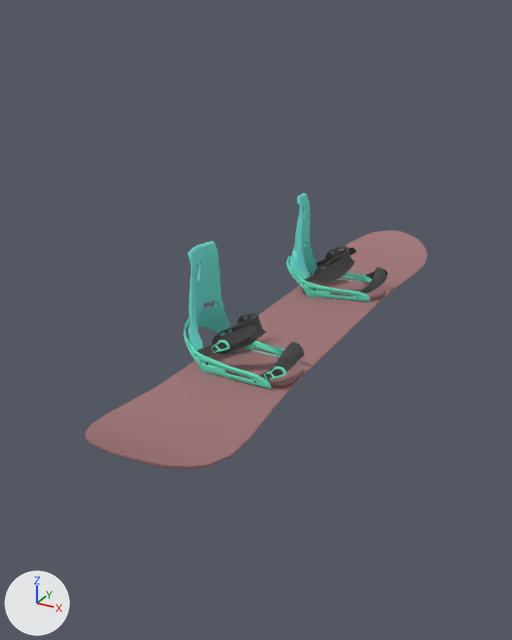
Two versions of the FBX model Maya/Snowboard.fbx, one commit apart.
The view is the same before and after, from a 50 mm camera at (0.742, -1.379, 0.793) aimed at (-0.102, 0.154, 0.026). Lighting does not change. The marker at lower left points along +X, +Y and +Z.

The first picture shows 'Binding_Base', 'Binding_Base.001', 'Board', 'Strap_R.001', 'back_binding', 'back_binding.001', 'cover', 'cover.001', 'footbase', 'footbase1', 'strap_L.001'.
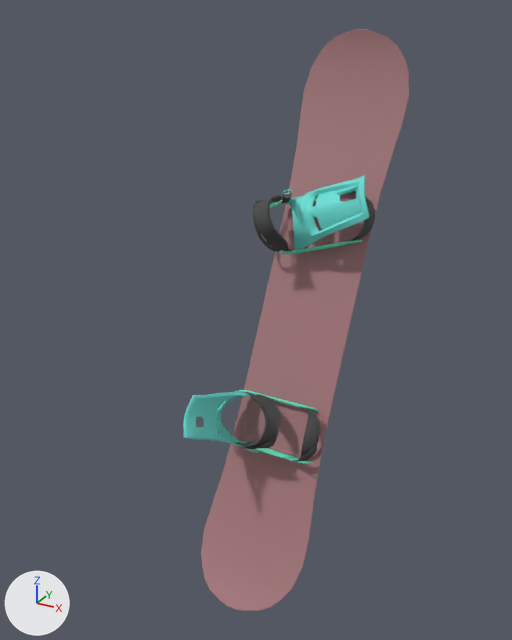
Pixel boxes [x1, y1, x2, y2] of what changed, in the pictures (512 x 640 px):
```json
{"object": "Board", "change": "turned", "before": [85, 230, 427, 469], "after": [201, 29, 409, 611]}
{"object": "back_binding.001", "change": "moved, turned", "before": [187, 241, 232, 350], "after": [290, 175, 369, 250]}
{"object": "footbase", "change": "turned", "before": [207, 349, 303, 387], "after": [241, 397, 325, 458]}
{"object": "back_binding", "change": "turned, moved", "before": [290, 193, 317, 280], "after": [184, 392, 255, 444]}
{"object": "cover.001", "change": "moved, turned", "before": [212, 312, 266, 355], "after": [253, 195, 289, 252]}
{"object": "cover", "change": "turned, moved", "before": [314, 246, 355, 283], "after": [242, 393, 280, 448]}
{"object": "Binding_Base.001", "change": "moved, turned", "before": [184, 319, 298, 389], "after": [270, 191, 362, 254]}
{"object": "footbase1", "change": "turned, moved", "before": [304, 280, 384, 300], "after": [287, 193, 364, 250]}
{"object": "Binding_Base", "change": "turned, moved", "before": [286, 255, 372, 302], "after": [231, 390, 318, 462]}
{"object": "Toe_Cover", "change": "turned, moved", "before": [365, 266, 387, 292], "after": [300, 408, 320, 458]}
{"object": "Toe_Cover.001", "change": "moved, turned", "before": [273, 342, 305, 368], "after": [353, 192, 375, 240]}
{"object": "Strap_R.001", "change": "turned, moved", "before": [197, 326, 257, 356], "after": [282, 193, 292, 203]}
{"object": "Strap_R1.001", "change": "moved, turned", "before": [260, 356, 298, 381], "on screen": "not visible afterwards"}
{"object": "Strap_R", "change": "turned, moved", "before": [316, 248, 356, 268], "after": [236, 442, 272, 448]}
{"object": "Strap_R1", "change": "turned, moved", "before": [366, 269, 388, 279], "after": [294, 446, 317, 461]}
{"object": "Clip.001", "change": "turned, moved", "before": [212, 340, 230, 352], "after": [282, 190, 292, 195]}
{"object": "Clip1.001", "change": "moved, turned", "before": [266, 366, 286, 380], "on screen": "not visible afterwards"}
{"object": "strap_L", "change": "turned, moved", "before": [304, 275, 315, 283], "on screen": "not visible afterwards"}
{"object": "strap_clamp1.001", "change": "moved, turned", "before": [268, 368, 280, 377], "on screen": "not visible afterwards"}
{"object": "strap_clamp.001", "change": "turned, moved", "before": [215, 342, 225, 352], "on screen": "not visible afterwards"}
{"object": "strap_L1", "change": "turned, moved", "before": [358, 287, 368, 294], "on screen": "not visible afterwards"}
{"object": "strap_L.001", "change": "moved, turned", "before": [231, 327, 240, 331], "after": [283, 249, 292, 251]}
{"object": "strap_clamp1", "change": "turned, moved", "after": [298, 458, 309, 462], "on screen": "not visible before"}
{"object": "Clip1", "change": "turned, moved", "after": [298, 461, 313, 464], "on screen": "not visible before"}
{"object": "Clip", "change": "turned, moved", "after": [245, 448, 259, 453], "on screen": "not visible before"}
{"object": "clamp_adjust2.001", "change": "moved, turned", "before": [266, 374, 272, 379], "on screen": "not visible afterwards"}
{"object": "clamp_adjust.001", "change": "turned, moved", "before": [212, 346, 218, 352], "on screen": "not visible afterwards"}
{"object": "strap_clamp", "change": "turned, moved", "after": [245, 447, 256, 449], "on screen": "not visible before"}
```

The change, as JSON lines over the scene's bpy script:
```json
{"op": "set", "path": "ob_strap_l1_001.rotation_euler", "old": "(0.0, 0.0, 0.0)", "new": "(0.0, 0.0, -0.434)", "note": "degrees (0, 0, 0) -> degrees (0, 0, -25)"}
{"op": "set", "path": "ob_back_binding_001.rotation_euler", "old": "(0.0, 0.0, 0.0)", "new": "(0.0, 0.0, -1.283)", "note": "degrees (0, 0, 0) -> degrees (0, 0, -74)"}
{"op": "set", "path": "ob_board.rotation_euler", "old": "(1.571, 0.0, 0.0)", "new": "(2.664, 0.0, 0.0)", "note": "degrees (90, 0, 0) -> degrees (153, 0, 0)"}
{"op": "set", "path": "ob_binding_base_001.parent", "old": "ob_footbase", "new": "ob_footbase1"}
{"op": "set", "path": "ob_binding_base.parent", "old": "ob_footbase1", "new": "ob_footbase"}
{"op": "set", "path": "ob_binding_base.location", "old": "(-2.613, 5.409, 5.903)", "new": "(-2.613, 5.409, 0.0264)"}
{"op": "set", "path": "ob_strap_l_001.rotation_euler", "old": "(0.0, 0.0, 0.0)", "new": "(0.0, 0.0, 1.179)", "note": "degrees (0, 0, 0) -> degrees (0, 0, 68)"}
{"op": "set", "path": "ob_strap_r_001.rotation_euler", "old": "(0.0, 0.0, 0.0)", "new": "(0.0, 0.0, 0.596)", "note": "degrees (0, 0, 0) -> degrees (0, 0, 34)"}
{"op": "set", "path": "ob_footbase1.location", "old": "(0.641, -1.869, -20.49)", "new": "(-0.643, -1.869, -25.63)"}
{"op": "set", "path": "ob_footbase1.rotation_euler", "old": "(0.0, -0.271, -3.142)", "new": "(0.0, -0.341, -3.142)", "note": "degrees (0, -16, -180) -> degrees (0, -20, -180)"}
```
